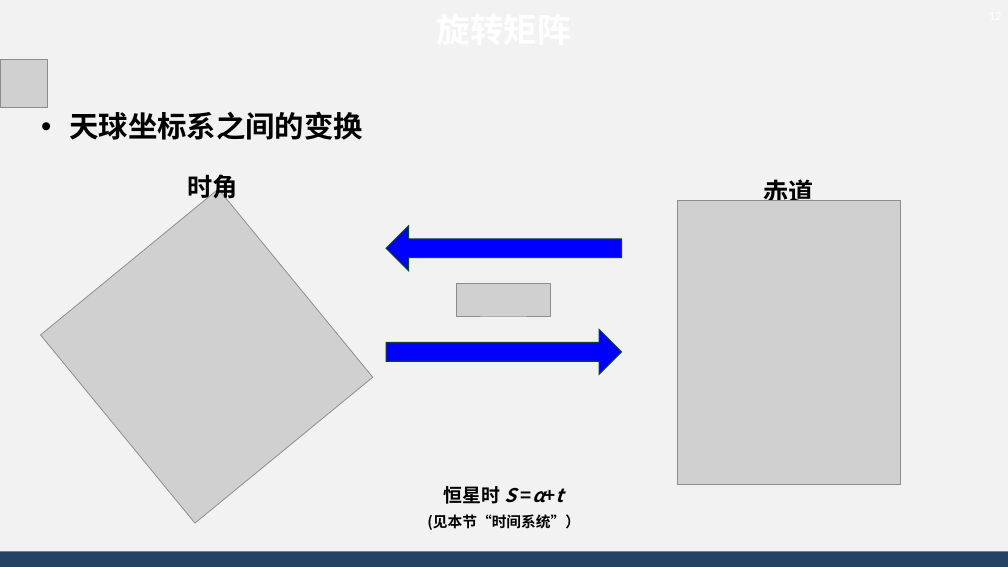
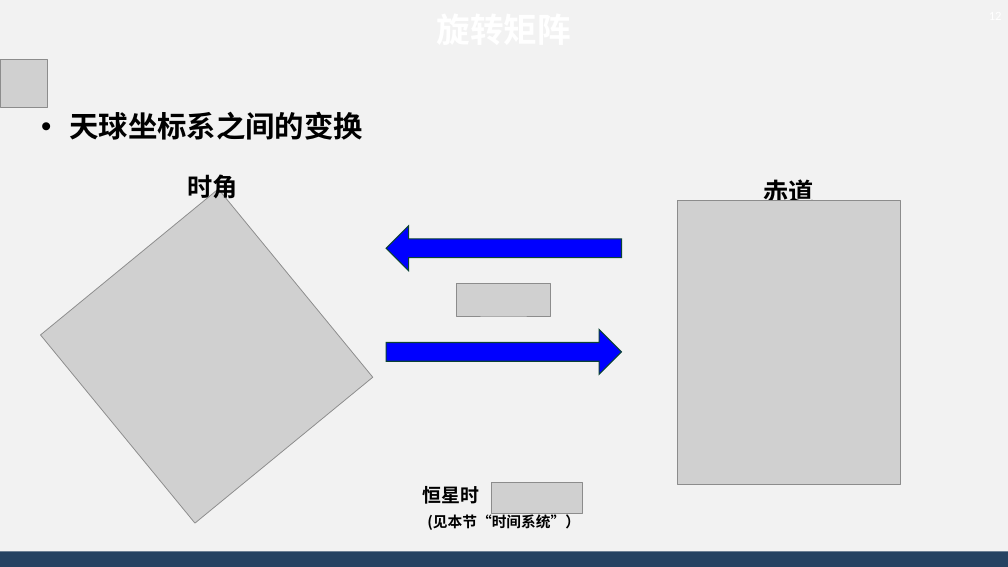
Before and after one commit to AsBackup/DAOSSA, a slide deck: slide 12 of 01 天球概念与时间系统.pptx. Drawn at 1008x567 pixels with LibreOffice and Linux fonts; fonts in the diff are those of the drawing; grey boxes stand for pictures; background and template pictures are left out. Boxes give left, top, right and bottom in pixels: in the first picture for what was removed or moved away, otherwise in the second. Text is boxed around its words. In the diff, an @@ line names an element or a change of style, - is before the commit and + after.

```diff
--- a/01 天球概念与时间系统.pptx
+++ b/01 天球概念与时间系统.pptx
@@ text at [423, 486, 480, 504]: text changed @@
-恒星时 S =α+t
+恒星时
@@ picture added at [492, 482, 582, 513] @@
```
Also in this commit, not shown: 9 other slides changed, 2 other files.
